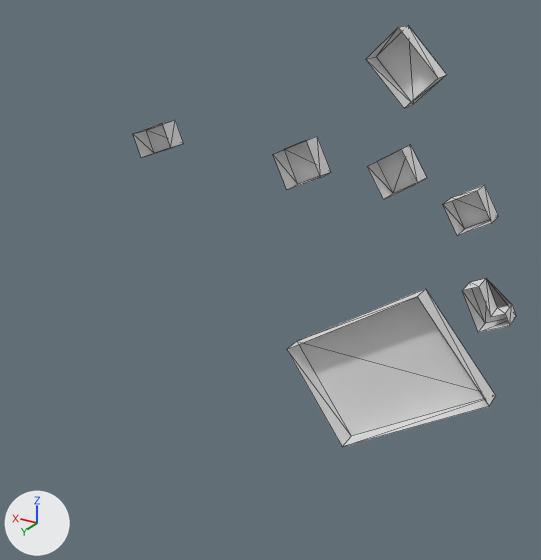
The glTF model output/glb/tile_111.glb as it was, and as the next commit left it.
The view is the same before and after, from a 50 mm lens placed at (-141.0, 279.0, 159.0), pointed at (5.0, 35.0, 37.0). Every picture has the same lights, and +X, +Y and +Z are marked at lower left. The first picture is the older version. Mesh edges are drawn as thin lines.
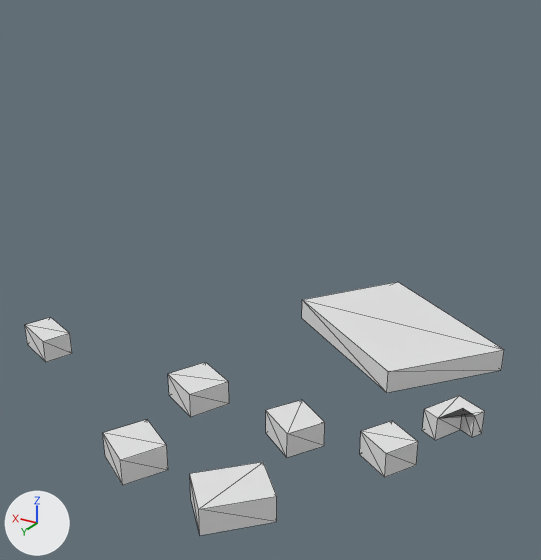
What differs and where, as boxes [x1, y1, x2, y2] in the pictures (541 x 560 px; the box of a moved part takes in the faces that stretch with it):
'Mesh_0', reshaped (25% wider, 40% shorter)
    before: [133, 26, 516, 447]
    after: [25, 282, 504, 535]
part 1 of me_mesh_0, moved or reshaped
    before: [287, 289, 496, 447]
    after: [302, 282, 504, 393]
part 2 of me_mesh_0, moved or reshaped
    before: [443, 185, 499, 236]
    after: [360, 421, 418, 477]
part 3 of me_mesh_0, moved or reshaped
    before: [368, 145, 427, 199]
    after: [266, 400, 325, 457]
part 4 of me_mesh_0, moved or reshaped
    before: [133, 120, 183, 158]
    after: [25, 317, 72, 362]
part 5 of me_mesh_0, moved or reshaped
    before: [273, 136, 331, 190]
    after: [168, 362, 229, 417]
part 6 of me_mesh_0, added
    after: [103, 420, 168, 485]
part 7 of me_mesh_0, moved or reshaped
    before: [462, 278, 516, 332]
    after: [422, 396, 485, 440]
part 8 of me_mesh_0, moved or reshaped
    before: [366, 26, 447, 108]
    after: [190, 462, 277, 535]

The change, as a diff of the scene's bpy script:
```diff
--- a/output/glb/tile_111.glb.py
+++ b/output/glb/tile_111.glb.py
@@ me_mesh_0 @@
 # used by ob_mesh_0; location = (0.0, 0.0, 0.0)
-me_mesh_0.from_pydata(...)  # 60 vertices, 76 faces; spans x -85.0..105.0, y -10.0..0.0, z -60.0..135.0
+me_mesh_0.from_pydata(...)  # 68 vertices, 86 faces; spans x -85.0..105.0, y -60.0..135.0, z -12.0..10.0
+# me_mesh_0 part 1: the loose piece of 8 vertices spanning x -81.0..17.0, y -10.0..0.0, z -60.0..28.0 is turned -90 degrees about the x axis through its middle, then moved by (0.0, -11.0, 17.0)
+# me_mesh_0 part 2: the loose piece of 8 vertices spanning x -73.0..-53.0, y -10.0..0.0, z 58.0..77.0 is turned -90 degrees about the x axis through its middle, then moved by (0.0, 73.0, -68.0)
+# me_mesh_0 part 3: the loose piece of 8 vertices spanning x -42.0..-20.0, y -10.0..0.0, z 68.0..90.0 is turned -90 degrees about the x axis through its middle, then moved by (0.0, 84.0, -76.0)
+# me_mesh_0 part 4: the loose piece of 8 vertices spanning x 82.0..105.0, y -10.0..0.0, z 69.0..87.0 is turned -90 degrees about the x axis through the mesh origin
+# me_mesh_0 part 5: the loose piece of 8 vertices spanning x 2.0..25.0, y -10.0..0.0, z 65.0..88.0 is turned -90 degrees about the x axis through the mesh origin
+# me_mesh_0 part 6: the loose piece of 8 vertices spanning x 2.0..25.0, y -10.0..0.0, z 65.0..88.0 is copied, and the copy is turned -90 degrees about the x axis through its middle and scaled by 0.971, then moved by (-6.0, 126.0, -72.0); it spans x -4.0..19.0, y 110.0..132.0, z 0.0..10.0
+# me_mesh_0 part 7: the loose piece of 12 vertices spanning x -85.0..-64.0, y -10.0..0.0, z 18.0..38.0 is turned -90 degrees about the x axis through its middle, then moved by (0.0, 33.0, -35.0)
+# me_mesh_0 part 8: the loose piece of 8 vertices spanning x -46.0..-17.0, y -10.0..0.0, z 106.0..135.0 is turned -90 degrees about the x axis through its middle, then moved by (0.0, 126.0, -119.0)
```
